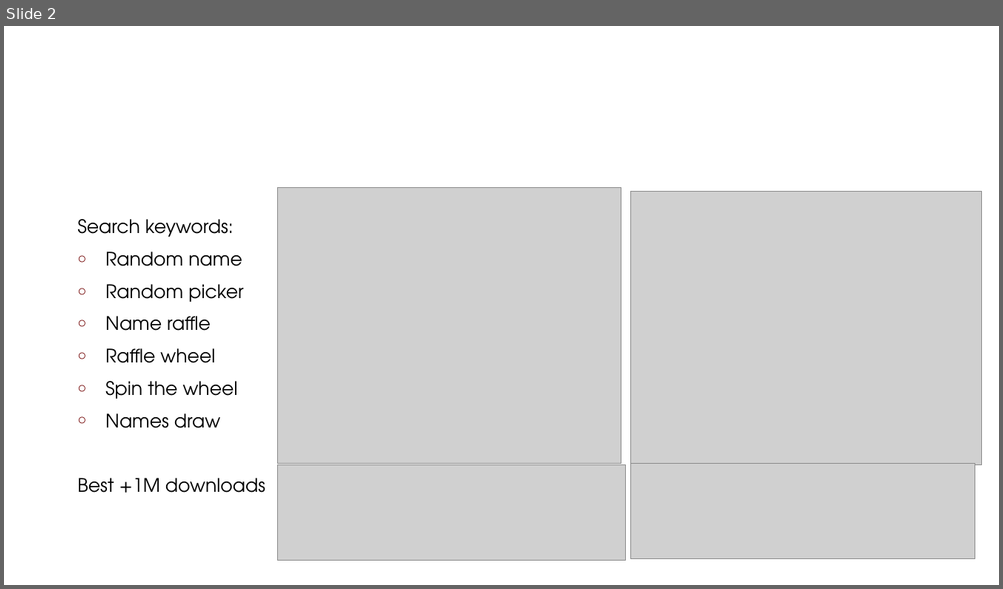
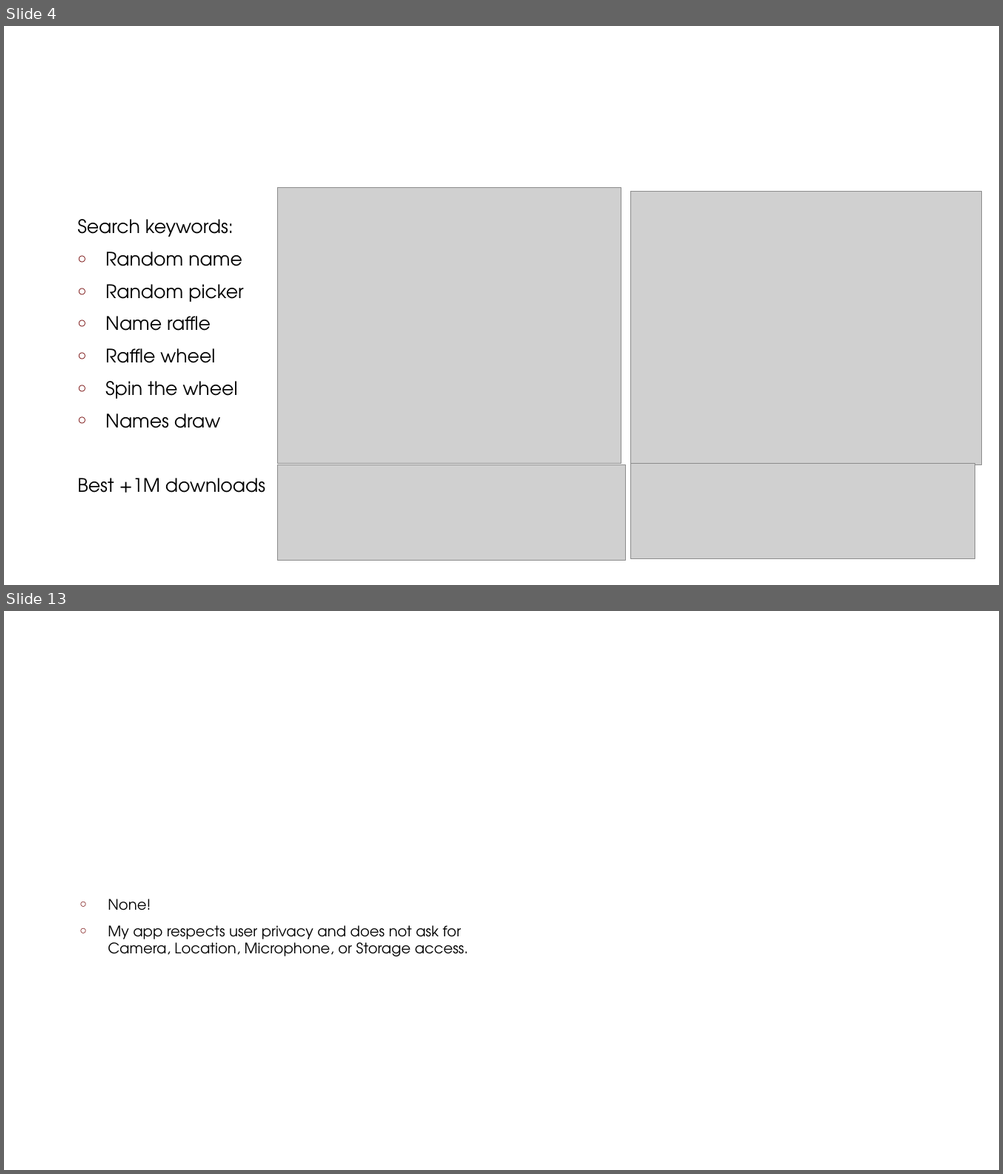
Before and after one commit to SheeraNergaon/RandomPicker, a slide deck: Random Picker.pptx. Shown one above the other, each under a label of ours: slide 2 before the commit, slides 4 and 13 after it; the slides between them are not shown. The pictures are 1003x589 and 1003x1174 pixels, drawn with LibreOffice and Linux fonts; fonts in the diff are those of the drawing; grey boxes stand for pictures; background and template pictures are left out. Boxes give left, top, right and bottom in pixels: in the first picture for what was removed or moved away, otherwise in the second. Text is boxed around its words. In the diff, an @@ line names an element or a change of style, - is before the commit and + after.

```diff
--- a/Random Picker.pptx
+++ b/Random Picker.pptx
@@ slide 13 added at <box>4,611,999,1170</box>, background #FFFFFF @@
@@ title added at <box>34,664,915,721</box>, 34 pt, text #FFFFFF @@
+Permissions Required
@@ text added at <box>108,899,468,957</box>, 14 pt, text #000000 @@
+○ None!
+○ My app respects user privacy and does not ask for Camera, Location, Microphone, or Storage access.
@@ what was slide 2 is now slide 4 @@
```
Also in this commit, not shown: 16 other slides added, 8 slides removed, 9 other files.
